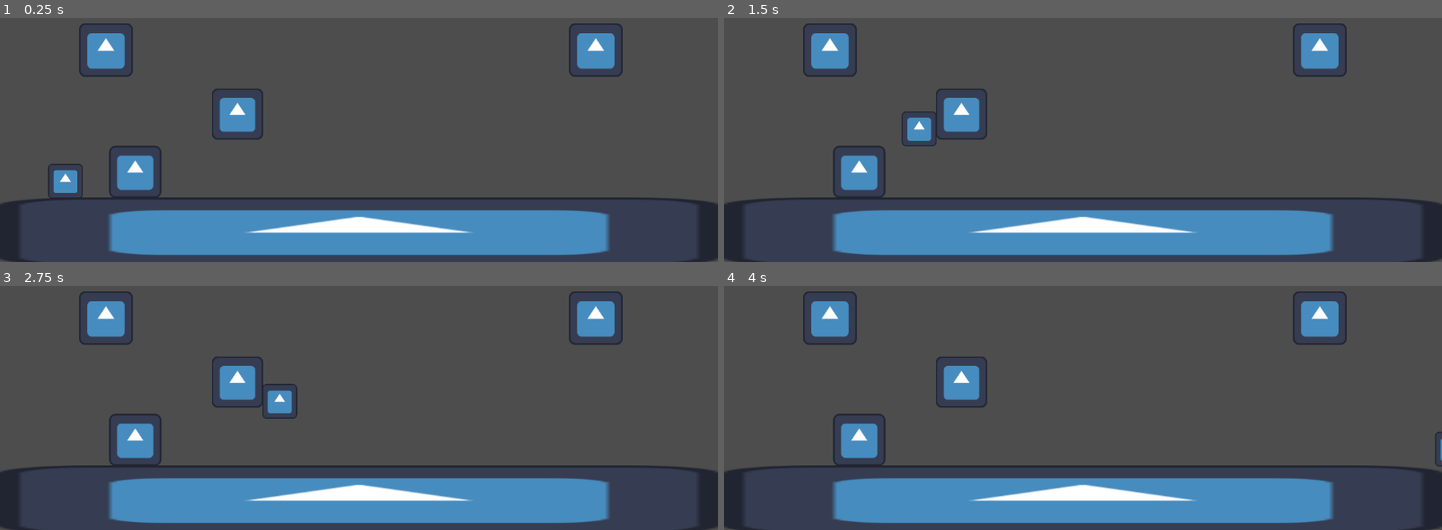
Above: before the commit, frames 1-4 (two rows, left to right).
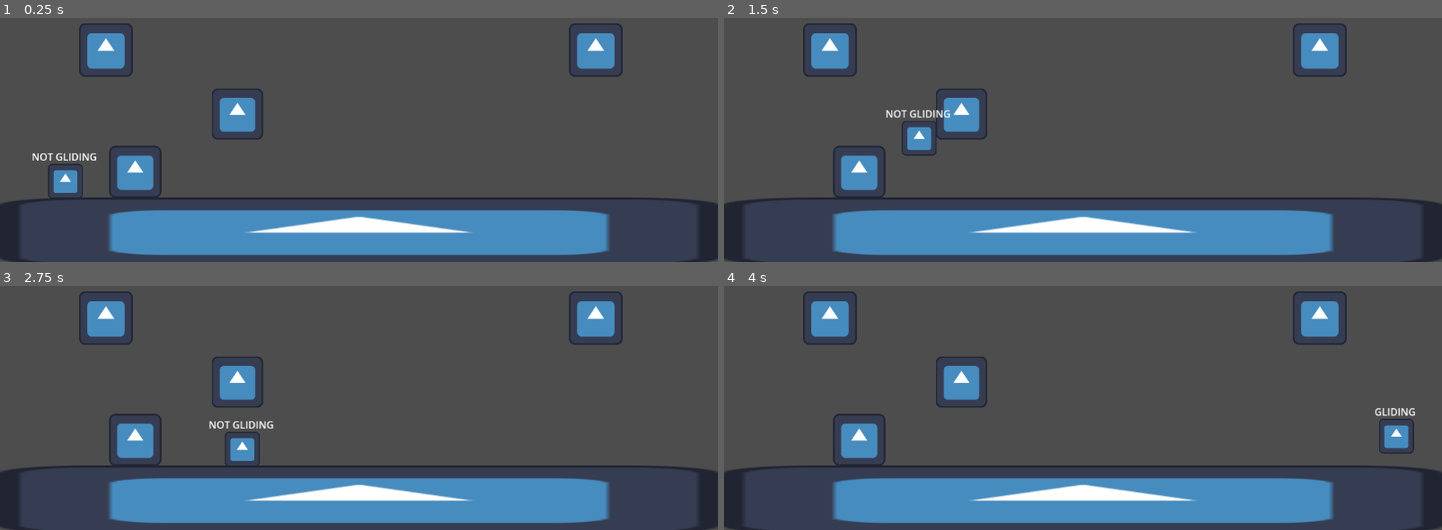
Above: after the commit, the same moments.

Repository: conor-wilson/dr-shrink
Game: Godot game, scene res://scenes/main.tscn
The game is run twice, just before and just after one commit, with the same random seed, the same clock (stepped at 60 frames per second) and the same inputs. The engine's default icon, where the game draws it, is replaced by a stand-in: a white triangle on a blue panel in a dark square.
Inputs:
- Up to frame 1 (0.25 s): no input
- Up to frame 2 (1.5 s): tap Enter at 0.5 s; hold Shift (Glide) 0.53-1.28 s; hold Right (Right) from 0.53 s (still down); tap Space (Jump) at 0.77, 0.8, 1.07, 1.35 s
- Up to frame 3 (2.75 s): tap Space (Jump) at 1.52, 1.82, 2.3 s; tap Shift (Glide) at 1.55 s; release Right (Right) at 2.03 s; hold Left (Left) from 2.03 s (still down); hold Shift (Glide) from 2.03 s (still down)
- Up to frame 4 (4 s): release Left (Left) at 2.78 s; release Shift (Glide) at 2.78 s; hold Right (Right) from 2.78 s (still down); tap Shift (Glide) at 2.85 s; tap Space (Jump) at 3.02, 3.32 s; hold Space (Jump) from 3.53 s (still down)

The runs differ from the first frame. In frame 1, 0.2% of the frame differs, in the area x 4-14%, y 55-59%; in frame 2, 0.6%; in frame 3, 1.0%, in the area x 29-42%, y 40-74%; in frame 4, 0.6%.

Commit message:
Bound glide to jump button

Diff:
--- a/shrinker/shrinker/scenes/entities/player.gd
+++ b/shrinker/shrinker/scenes/entities/player.gd
@@ -27,7 +27,7 @@
 func apply_gravity(delta: float):
 	if not is_on_floor():
 		var vel_due_to_gravity:Vector2 = get_gravity() * gravity_multiplier * delta
-		if velocity.y > 0 && Input.is_action_pressed("Glide"):
+		if velocity.y > 0 && Input.is_action_pressed("Jump"):
 			vel_due_to_gravity *= glide_effect
 			$Label.text = "GLIDING"
 		else:
--- a/shrinker/shrinker/scenes/entities/player.tscn
+++ b/shrinker/shrinker/scenes/entities/player.tscn
@@ -19,7 +19,6 @@
 shape = SubResource("RectangleShape2D_1qw6c")
 
 [node name="Label" type="Label" parent="."]
-visible = false
 offset_left = -59.0
 offset_top = -51.0
 offset_right = 46.0
